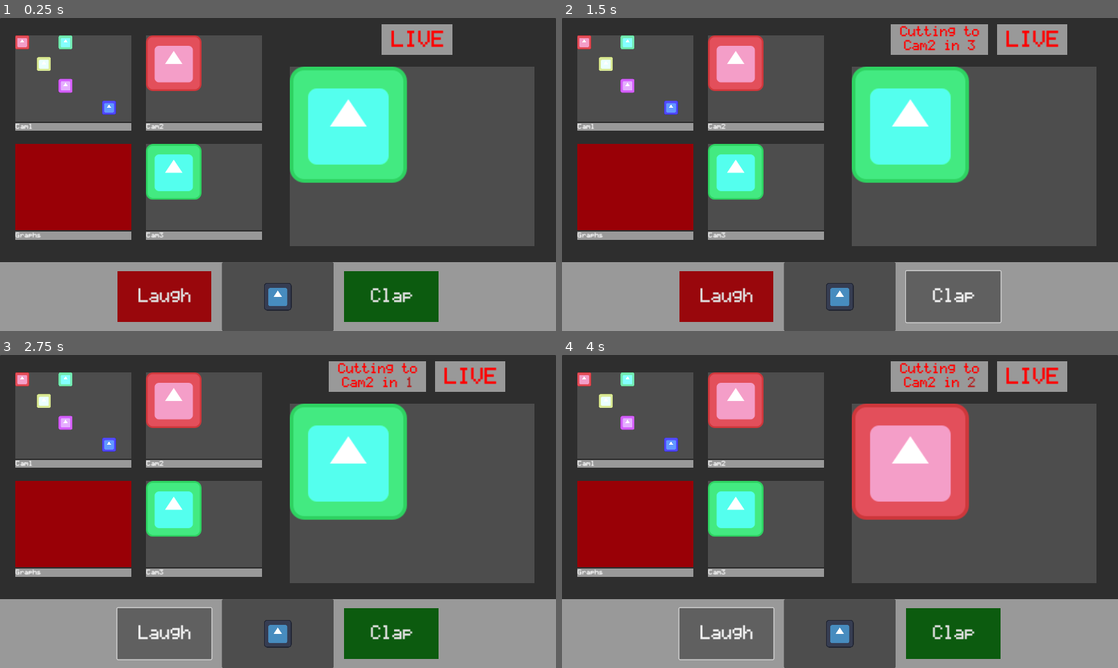
Above: before the commit, frames 1-4 (two rows, left to right).
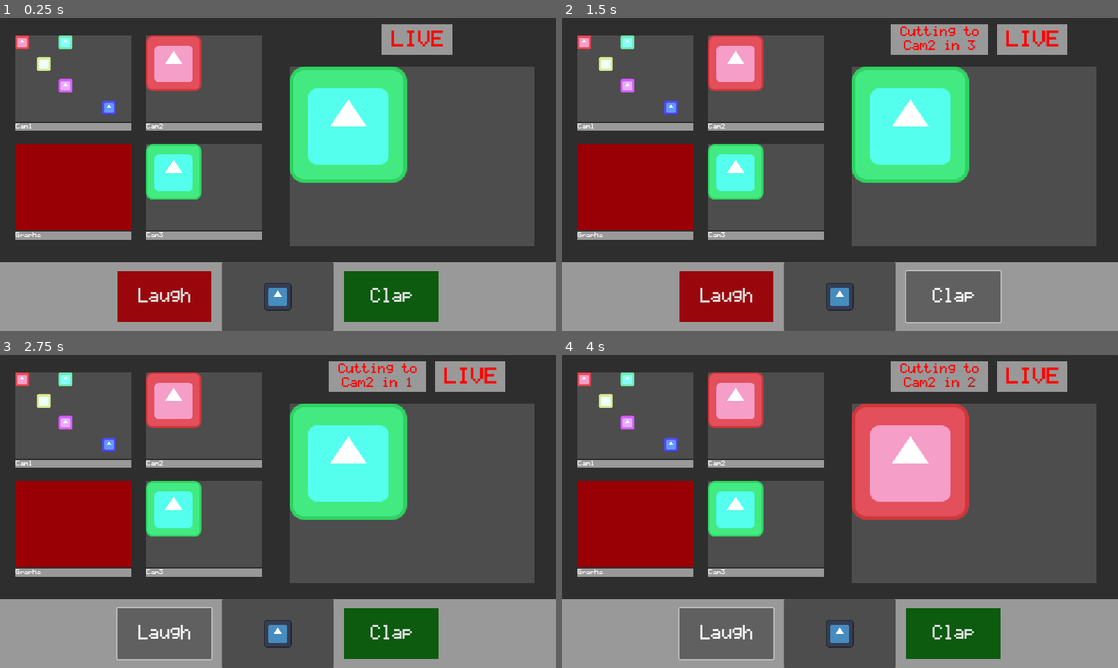
Above: after the commit, the same moments.

Repository: Uxeron/FiveNightsAtGotRizz
Game: Godot game, scene res://main.tscn
The game is run twice, just before and just after one commit, with the same random seed, the same clock (stepped at 60 frames per second) and the same inputs. The engine's default icon, where the game draws it, is replaced by a stand-in: a white triangle on a blue panel in a dark square.
Inputs:
- Up to frame 1 (0.25 s): no input
- Up to frame 2 (1.5 s): click "Laugh" at 0.5 s; click "Clap" at 1.25 s
- Up to frame 3 (2.75 s): click "Laugh" at 2 s
- Up to frame 4 (4 s): click "Clap" at 2.75 s; click "Laugh" at 3.5 s

The runs differ from the first frame. In frame 1, 0.7% of the frame differs, in the area x 2-80%, y 4-92%; in frame 2, 0.9%, in the area x 2-90%, y 2-92%; in frame 3, 0.9%; in frame 4, 0.9%.

Commit message:
acts v1

Diff:
--- a/project.godot
+++ b/project.godot
@@ -51,3 +51,7 @@
 , Object(InputEventJoypadMotion,"resource_local_to_scene":false,"resource_name":"","device":-1,"axis":1,"axis_value":1.0,"script":null)
 ]
 }
+
+[rendering]
+
+textures/canvas_textures/default_texture_filter=0
--- /dev/null
+++ b/stage/acts/dancing/dancing_act.tscn
@@ -0,0 +1,3 @@
+[gd_scene format=3 uid="uid://08wpoaia56e1"]
+
+[node name="Dancing" type="Node2D"]
--- /dev/null
+++ b/stage/acts/juggling/JugglingBall.gd
@@ -0,0 +1,15 @@
+extends PathFollow2D
+
+@export var get_lost_instantly := false
+
+func _ready():
+	if get_lost_instantly:
+		get_lost()
+
+func get_lost():
+	$JugglingBallBody.get_lost()
+
+func mark_done():
+	loop = false
+
+	$JugglingBallBody.mark_done()
--- /dev/null
+++ b/stage/acts/juggling/juggler.gd
@@ -0,0 +1,50 @@
+extends Sprite2D
+
+@export var juggler_textures: Array[Texture]
+@export var juggler_end_texture: Texture
+@export var juggling_ball: PackedScene
+@export var texture_change_tempo := 0.25
+@export var number_of_balls := 5
+
+var current_texture_lifetime := 0.0
+var current_texture = 0
+
+var balls: Array
+
+var is_done := false
+
+func _ready():
+	texture = juggler_textures[current_texture]
+
+	for i in number_of_balls:
+		var new_ball := juggling_ball.instantiate()
+		balls.append(new_ball)
+
+		$Path2D.add_child(new_ball)
+
+
+func _process(delta):
+	if is_done:
+		return
+
+	current_texture_lifetime += delta
+
+	if current_texture_lifetime >= texture_change_tempo:
+		current_texture_lifetime = 0.0
+
+		current_texture = (current_texture + 1) % juggler_textures.size()
+		texture = juggler_textures[current_texture]
+
+
+func lose_balls():
+	for ball in balls:
+		ball.get_lost()
+
+
+func success():
+	for ball in balls:
+		ball.mark_done()
+
+	texture = juggler_end_texture
+
+	is_done = true
--- /dev/null
+++ b/stage/acts/juggling/juggling_act.gd
@@ -0,0 +1,8 @@
+extends Node2D
+
+func _on_timer_timeout():
+
+	if randf() > 0.5:
+		$juggler.success()
+	else:
+		$juggler.lose_balls()
--- /dev/null
+++ b/stage/acts/juggling/juggling_act.tscn
@@ -0,0 +1,47 @@
+[gd_scene load_steps=9 format=3 uid="uid://ddgbmkobsytu1"]
+
+[ext_resource type="Texture2D" uid="uid://cv48siu5ewcp2" path="res://stage/acts/juggling/man_juggle_0.png" id="1_l0ob0"]
+[ext_resource type="Script" path="res://stage/acts/juggling/juggling_act.gd" id="1_vnkn6"]
+[ext_resource type="Script" path="res://stage/acts/juggling/juggler.gd" id="2_ikohb"]
+[ext_resource type="Texture2D" uid="uid://j5berc7qi7tl" path="res://stage/acts/juggling/man_juggle_1.png" id="3_kdlgo"]
+[ext_resource type="PackedScene" uid="uid://cxemue27glgo1" path="res://stage/acts/juggling/juggling_ball.tscn" id="5_a5jil"]
+[ext_resource type="Texture2D" uid="uid://3h372gt17230" path="res://stage/acts/juggling/man_juggle_end.png" id="5_daenk"]
+
+[sub_resource type="Curve2D" id="Curve2D_5tany"]
+_data = {
+"points": PackedVector2Array(14.0682, 15.4597, -14.0682, -15.4597, 409.604, 539, 38.6875, 1.78381, -38.6875, -1.78381, 347.497, 501, 7.62026, -7.13524, -7.62026, 7.13524, 286.376, 539, 1.17235, 62.4334, -1.17235, -62.4334, 244.972, 441, -52.7556, 1.18921, 52.7556, -1.18921, 345.526, 341, 1.17235, -47.5683, -1.17235, 47.5683, 438.193, 437, 0, 0, 0, 0, 409.604, 539)
+}
+point_count = 7
+
+[sub_resource type="WorldBoundaryShape2D" id="WorldBoundaryShape2D_u36c5"]
+
+[node name="JugglingAct" type="Node2D"]
+script = ExtResource("1_vnkn6")
+
+[node name="juggler" type="Sprite2D" parent="."]
+position = Vector2(268, 296)
+scale = Vector2(10, 10)
+texture = ExtResource("1_l0ob0")
+script = ExtResource("2_ikohb")
+juggler_textures = Array[Texture]([ExtResource("1_l0ob0"), ExtResource("3_kdlgo")])
+juggler_end_texture = ExtResource("5_daenk")
+juggling_ball = ExtResource("5_a5jil")
+
+[node name="Path2D" type="Path2D" parent="juggler"]
+position = Vector2(-35.2495, -55.5)
+scale = Vector2(0.101438, 0.1)
+curve = SubResource("Curve2D_5tany")
+
+[node name="ground" type="StaticBody2D" parent="."]
+position = Vector2(-148.384, 212.293)
+
+[node name="collision" type="CollisionShape2D" parent="ground"]
+position = Vector2(414.384, 164.707)
+shape = SubResource("WorldBoundaryShape2D_u36c5")
+
+[node name="Timer" type="Timer" parent="."]
+wait_time = 3.0
+one_shot = true
+autostart = true
+
+[connection signal="timeout" from="Timer" to="." method="_on_timer_timeout"]
--- /dev/null
+++ b/stage/acts/juggling/juggling_ball.tscn
@@ -0,0 +1,25 @@
+[gd_scene load_steps=5 format=3 uid="uid://cxemue27glgo1"]
+
+[ext_resource type="Script" path="res://stage/acts/juggling/JugglingBall.gd" id="1_hf386"]
+[ext_resource type="Script" path="res://stage/acts/juggling/juggling_ball_body.gd" id="2_xej35"]
+[ext_resource type="Texture2D" uid="uid://c0oi724j036dx" path="res://stage/acts/juggling/juggling_ball.png" id="3_adxb0"]
+
+[sub_resource type="RectangleShape2D" id="RectangleShape2D_ucr3u"]
+
+[node name="JugglingBall" type="PathFollow2D"]
+position = Vector2(243, 431)
+rotation = -1.19029
+script = ExtResource("1_hf386")
+
+[node name="JugglingBallBody" type="RigidBody2D" parent="."]
+position = Vector2(-23.5833, -2.41403)
+rotation = 1.19029
+freeze = true
+script = ExtResource("2_xej35")
+
+[node name="JugglingBall" type="Sprite2D" parent="JugglingBallBody"]
+scale = Vector2(10, 10)
+texture = ExtResource("3_adxb0")
+
+[node name="CollisionShape2D" type="CollisionShape2D" parent="JugglingBallBody"]
+shape = SubResource("RectangleShape2D_ucr3u")
--- /dev/null
+++ b/stage/acts/juggling/juggling_ball_body.gd
@@ -0,0 +1,25 @@
+extends RigidBody2D
+
+@export var speed := 700.0
+
+var follow_path := true
+@onready var path_to_follow = get_parent()
+
+var marked_done := false
+
+func _ready():
+	if follow_path:
+		path_to_follow.progress = randf() * 1000
+
+func _physics_process(delta):
+	if follow_path:
+		path_to_follow.progress += speed * delta
+
+	print(path_to_follow.progress)
+
+func get_lost():
+	follow_path = false
+	freeze = false
+
+func mark_done():
+	marked_done = true
--- /dev/null
+++ b/stage/acts/singing/Singer.gd
@@ -0,0 +1,14 @@
+extends Sprite2D
+
+@export var notes_normal: GPUParticles2D
+@export var notes_broken: GPUParticles2D
+@export var notes_amazing: GPUParticles2D
+
+
+func become_bad():
+	notes_normal.emitting = false
+	notes_broken.emitting = true
+
+func become_good():
+	notes_normal.emitting = false
+	notes_amazing.emitting = true
--- /dev/null
+++ b/stage/acts/singing/singing_act.gd
@@ -0,0 +1,9 @@
+extends Node2D
+
+
+func _on_timer_timeout():
+
+	if randf() > 0.5:
+		$Singer.become_good()
+	else:
+		$Singer.become_bad()
--- /dev/null
+++ b/stage/acts/singing/singing_act.tscn
@@ -0,0 +1,62 @@
+[gd_scene load_steps=8 format=3 uid="uid://dv620fhfebm6k"]
+
+[ext_resource type="Script" path="res://stage/acts/singing/singing_act.gd" id="1_q8v72"]
+[ext_resource type="Texture2D" uid="uid://bhvtc8v1s42qy" path="res://stage/acts/singing/man_singing_0.png" id="1_vkkvw"]
+[ext_resource type="Script" path="res://stage/acts/singing/Singer.gd" id="2_p8jhk"]
+[ext_resource type="Texture2D" uid="uid://cvlse0vetdvgv" path="res://stage/acts/singing/note.png" id="2_t8g12"]
+[ext_resource type="Texture2D" uid="uid://dosdrbcd3reqp" path="res://stage/acts/singing/note_broken.png" id="4_svlvw"]
+[ext_resource type="Texture2D" uid="uid://cfvimwb8637o7" path="res://stage/acts/singing/notes_golden.png" id="6_b10uj"]
+
+[sub_resource type="ParticleProcessMaterial" id="ParticleProcessMaterial_4qvig"]
+particle_flag_disable_z = true
+velocity_pivot = Vector3(0, 1, 0)
+direction = Vector3(1, -1, 0)
+spread = 30.0
+initial_velocity_min = 35.0
+initial_velocity_max = 35.0
+gravity = Vector3(0, 0, 0)
+
+[node name="SingingAct" type="Node2D"]
+scale = Vector2(10, 10)
+script = ExtResource("1_q8v72")
+
+[node name="Singer" type="Sprite2D" parent="." node_paths=PackedStringArray("notes_normal", "notes_broken", "notes_amazing")]
+position = Vector2(38, 53)
+texture = ExtResource("1_vkkvw")
+script = ExtResource("2_p8jhk")
+notes_normal = NodePath("NotesNormal")
+notes_broken = NodePath("NotesBroken")
+notes_amazing = NodePath("NotesAmazing")
+
+[node name="NotesNormal" type="GPUParticles2D" parent="Singer"]
+position = Vector2(2, -15)
+process_material = SubResource("ParticleProcessMaterial_4qvig")
+texture = ExtResource("2_t8g12")
+lifetime = 5.0
+local_coords = true
+
+[node name="NotesBroken" type="GPUParticles2D" parent="Singer"]
+position = Vector2(2, -15)
+scale = Vector2(1, 1)
+emitting = false
+process_material = SubResource("ParticleProcessMaterial_4qvig")
+texture = ExtResource("4_svlvw")
+lifetime = 5.0
+local_coords = true
+
+[node name="NotesAmazing" type="GPUParticles2D" parent="Singer"]
+position = Vector2(2, -15)
+scale = Vector2(1, 1)
+emitting = false
+amount = 12
+process_material = SubResource("ParticleProcessMaterial_4qvig")
+texture = ExtResource("6_b10uj")
+lifetime = 5.0
+local_coords = true
+
+[node name="Timer" type="Timer" parent="."]
+wait_time = 3.0
+one_shot = true
+autostart = true
+
+[connection signal="timeout" from="Timer" to="." method="_on_timer_timeout"]
--- /dev/null
+++ b/stage/acts/trampoline/trampoline_act.tscn
@@ -0,0 +1,3 @@
+[gd_scene format=3 uid="uid://cmqdqj1n4ffr1"]
+
+[node name="Trampoline" type="Node2D"]
--- /dev/null
+++ b/stage/stage.gd
@@ -0,0 +1,19 @@
+extends Node2D
+
+@export var acts: Array[PackedScene]
+
+var current_act: Node2D
+
+func _ready():
+	change_act()
+
+func change_act():
+	if current_act != null:
+		current_act.queue_free()
+
+	current_act = acts.pick_random().instantiate()
+	add_child(current_act)
+
+
+func _on_timer_timeout():
+	change_act()
--- /dev/null
+++ b/stage/stage.tscn
@@ -0,0 +1,15 @@
+[gd_scene load_steps=4 format=3 uid="uid://dthhca7u4erg8"]
+
+[ext_resource type="PackedScene" uid="uid://ddgbmkobsytu1" path="res://stage/acts/juggling/juggling_act.tscn" id="1_jms7e"]
+[ext_resource type="Script" path="res://stage/stage.gd" id="1_vqv2j"]
+[ext_resource type="PackedScene" uid="uid://dv620fhfebm6k" path="res://stage/acts/singing/singing_act.tscn" id="3_7782i"]
+
+[node name="Stage" type="Node2D"]
+script = ExtResource("1_vqv2j")
+acts = Array[PackedScene]([ExtResource("1_jms7e"), ExtResource("3_7782i")])
+
+[node name="Timer" type="Timer" parent="."]
+wait_time = 6.0
+autostart = true
+
+[connection signal="timeout" from="Timer" to="." method="_on_timer_timeout"]
Not shown, added: stage/acts/juggling/juggling_ball.png.import
Binary file added: stage/acts/juggling/man_juggle_0.png
Not shown, added: stage/acts/juggling/man_juggle_0.png.import
Binary file added: stage/acts/juggling/man_juggle_1.png
Not shown, added: stage/acts/juggling/man_juggle_1.png.import
Binary file added: stage/acts/juggling/man_juggle_end.png
Not shown, added: stage/acts/juggling/man_juggle_end.png.import
Binary file added: stage/acts/singing/man_singing_0.png
Not shown, added: stage/acts/singing/man_singing_0.png.import
Binary file added: stage/acts/singing/note.png
Not shown, added: stage/acts/singing/note.png.import
Binary file added: stage/acts/singing/note_broken.png
(and 3 more such lines)
